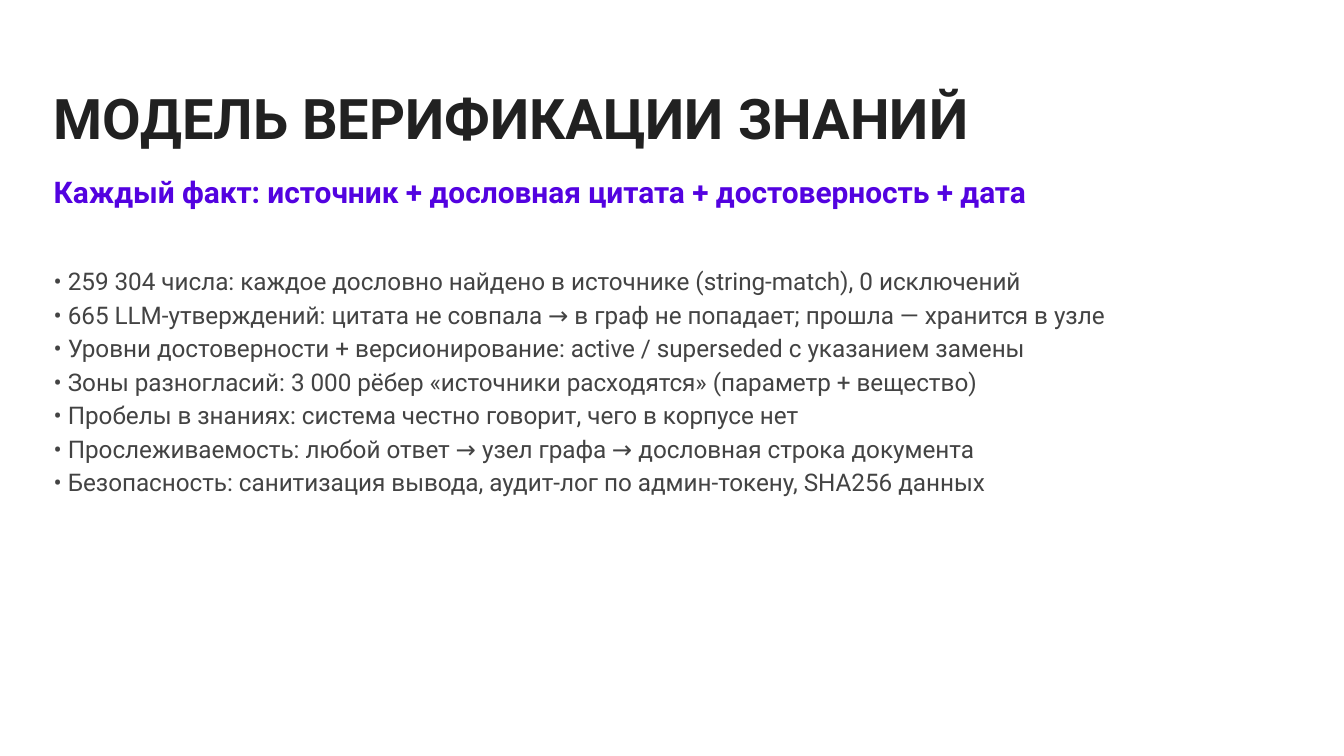
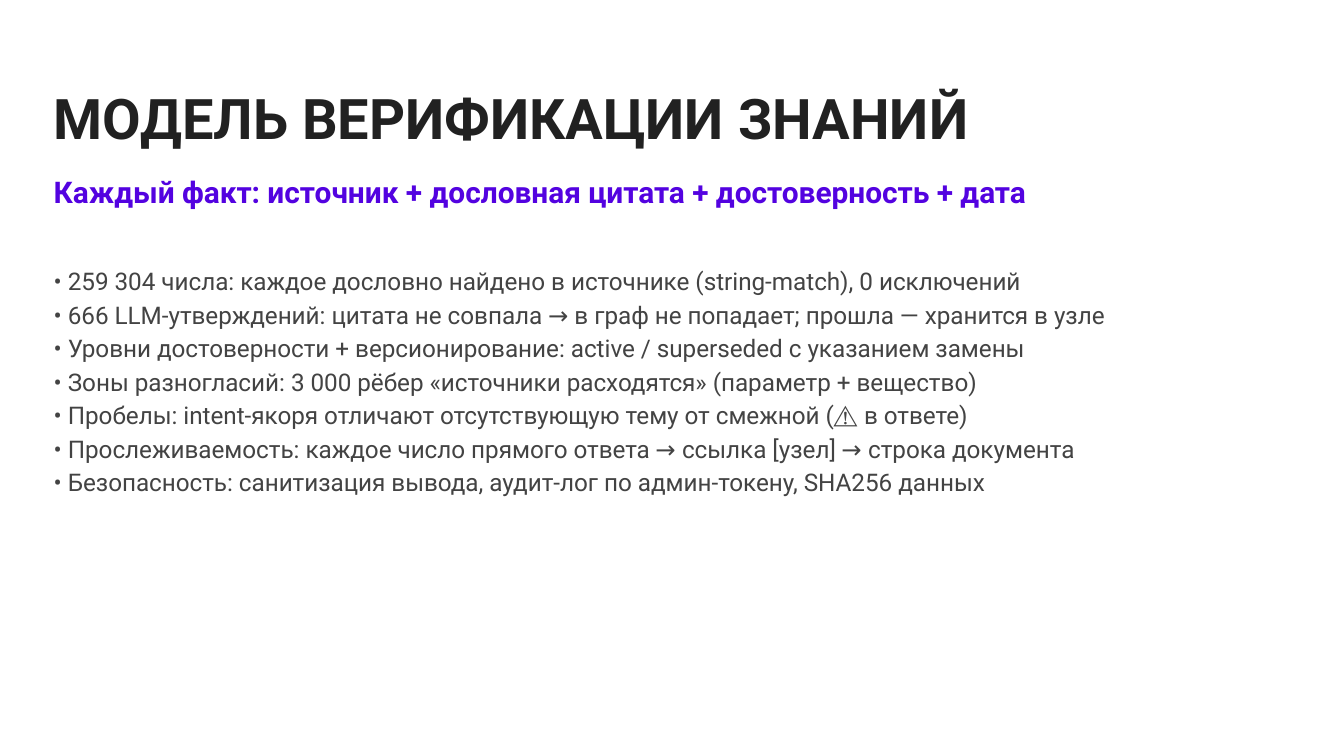
Before and after one commit to CatPawsCoder/Nornickel_aI_science_hack, a slide deck: slide 7 of presentation/nauchny-klubok-NN-v2.pptx. Drawn at 1344x756 pixels with LibreOffice and Linux fonts; fonts in the diff are those of the drawing; background and template pictures are left out. Boxes give left, top, right and bottom in pixels: in the first picture for what was removed or moved away, otherwise in the second. Text is boxed around its words. In the diff, an @@ line names an element or a change of style, - is before the commit and + after.

Commit message:
README и презентация: intent-якоря пробелов, построчные [узел]-ссылки, топ-12 без шума, rate-limit, регресс-наборы

```diff
--- a/presentation/nauchny-klubok-NN-v2.pptx
+++ b/presentation/nauchny-klubok-NN-v2.pptx
@@ text at (68, 305, 1105, 329): text changed @@
-• 665 LLM-утверждений: цитата не совпала → в граф не попадает; прошла — хранится в узле
+• 666 LLM-утверждений: цитата не совпала → в граф не попадает; прошла — хранится в узле
@@ text at (68, 405, 1074, 463): text changed @@
-• Пробелы в знаниях: система честно говорит, чего в корпусе нет
-• Прослеживаемость: любой ответ → узел графа → дословная строка документа
+• Пробелы: intent-якоря отличают отсутствующую тему от смежной (⚠️ в ответе)
+• Прослеживаемость: каждое число прямого ответа → ссылка [узел] → строка документа
```
Also in this commit, not shown: 1 other slide changed, 2 other files.
